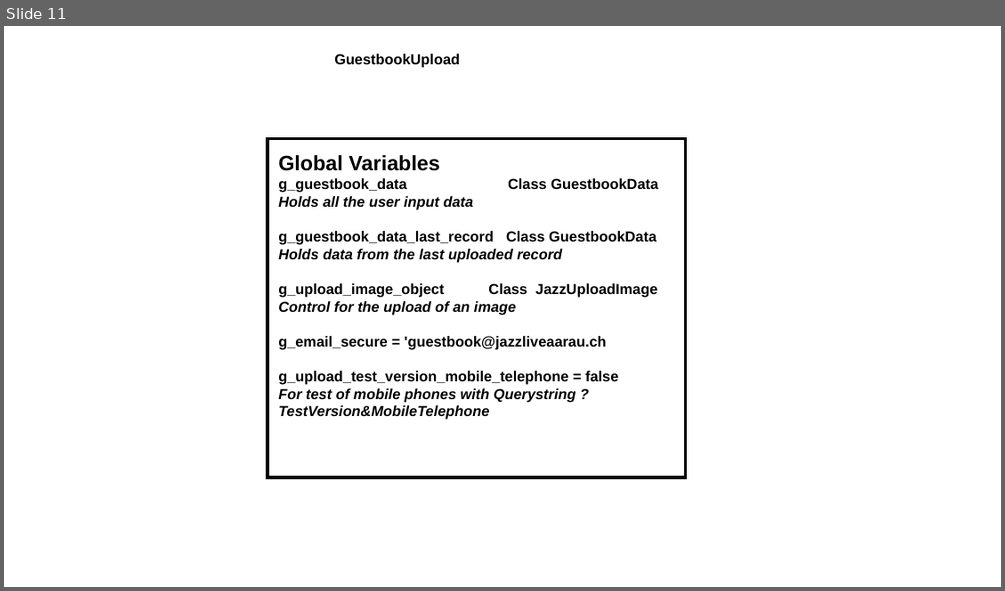
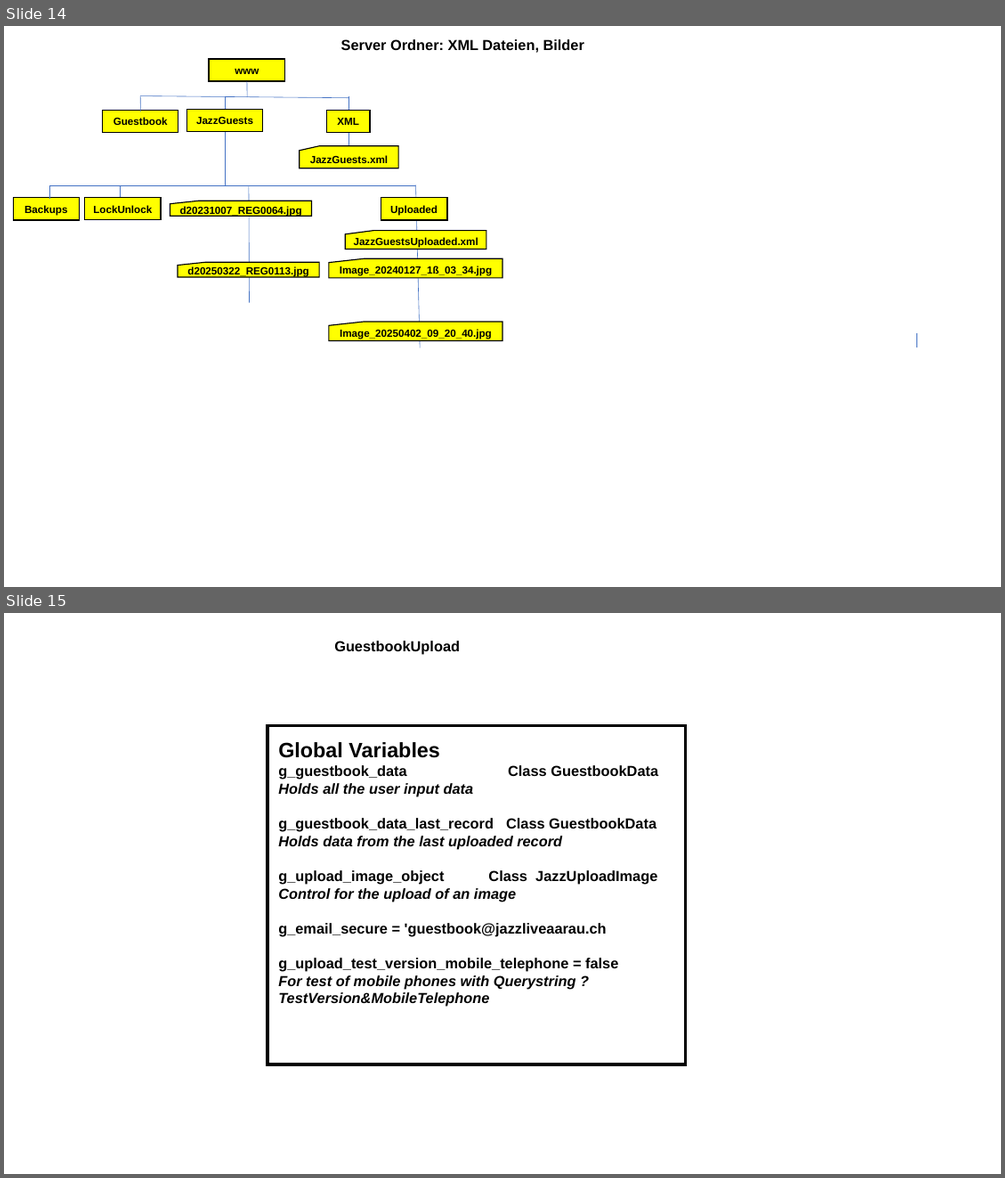
Before and after one commit to JazzLiveAarau/WwwGuestbook, a slide deck: Description/JazzGuestsUpload.pptx. Shown one above the other, each under a label of ours: slide 11 before the commit, slides 14 and 15 after it. The pictures are 1005x591 and 1005x1178 pixels, drawn with LibreOffice and Linux fonts; fonts in the diff are those of the drawing. Boxes give left, top, right and bottom in pixels: in the first picture for what was removed or moved away, otherwise in the second. Text is boxed around its words. In the diff, an @@ line names an element or a change of style, - is before the commit and + after.

```diff
--- a/Description/JazzGuestsUpload.pptx
+++ b/Description/JazzGuestsUpload.pptx
@@ slide 14 added at bbox=[4, 26, 1001, 587], background #FFFFFF @@
@@ text added at bbox=[341, 39, 584, 53], 14 pt, text #000000, bold @@
+Server Ordner: XML Dateien, Bilder
@@ rectangle added at bbox=[209, 59, 285, 81], fill #FFFF00, outline #000000 1 pt, 10 pt, text #000000, bold @@
+www
@@ line added from (141, 112) to (140, 96), #4472C4 0.5 pt @@
@@ line added from (140, 96) to (348, 98), #4472C4 0.5 pt @@
@@ line added from (225, 109) to (225, 96), #4472C4 0.5 pt @@
@@ line added from (247, 97) to (247, 81), #4472C4 0.5 pt @@
@@ line added from (348, 110) to (348, 96), #4472C4 0.5 pt @@
@@ rectangle added at bbox=[102, 110, 178, 132], fill #FFFF00, outline #000000 1 pt, 10 pt, text #000000, bold @@
+Guestbook
@@ rectangle added at bbox=[186, 109, 263, 131], fill #FFFF00, outline #000000 1 pt, 10 pt, text #000000, bold @@
+JazzGuests
@@ line added from (225, 187) to (225, 131), #4472C4 0.5 pt @@
@@ rectangle added at bbox=[326, 110, 370, 132], fill #FFFF00, outline #000000 1 pt, 10 pt, text #000000, bold @@
+XML
@@ flow chart punched card added at bbox=[299, 146, 399, 168], fill #FFFF00, outline #000000 1 pt, 10 pt, text #000000, bold @@
+JazzGuests.xml
@@ line added from (348, 145) to (348, 133), #4472C4 0.5 pt @@
@@ line added from (49, 199) to (49, 185), #4472C4 0.5 pt @@
@@ line added from (49, 185) to (416, 185), #4472C4 0.5 pt @@
@@ line added from (120, 199) to (120, 185), #4472C4 0.5 pt @@
@@ line added from (420, 347) to (416, 185), #4472C4 0.5 pt @@
@@ rectangle added at bbox=[13, 198, 79, 220], fill #FFFF00, outline #000000 1 pt, 10 pt, text #000000, bold @@
+Backups
@@ rectangle added at bbox=[85, 198, 161, 220], fill #FFFF00, outline #000000 1 pt, 10 pt, text #000000, bold @@
+LockUnlock
@@ flow chart punched card added at bbox=[170, 201, 311, 216], fill #FFFF00, outline #000000 1 pt, 10 pt, text #000000, bold @@
+d20231007_REG0064.jpg
@@ line added from (250, 303) to (249, 187), #4472C4 0.5 pt @@
@@ rectangle added at bbox=[380, 198, 447, 220], fill #FFFF00, outline #000000 1 pt, 10 pt, text #000000, bold @@
+Uploaded
@@ flow chart punched card added at bbox=[345, 230, 486, 248], fill #FFFF00, outline #000000 1 pt, 10 pt, text #000000, bold @@
+JazzGuestsUploaded.xml
@@ flow chart punched card added at bbox=[178, 263, 319, 277], fill #FFFF00, outline #000000 1 pt, 10 pt, text #000000, bold @@
+d20250322_REG0113.jpg
@@ flow chart punched card added at bbox=[329, 258, 502, 278], fill #FFFF00, outline #000000 1 pt, 10 pt, text #000000, bold @@
+Image_20240127_1ß_03_34.jpg
@@ flow chart punched card added at bbox=[329, 321, 502, 341], fill #FFFF00, outline #000000 1 pt, 10 pt, text #000000, bold @@
+Image_20250402_09_20_40.jpg
@@ line added from (916, 347) to (916, 333), #4472C4 0.5 pt @@
@@ what was slide 11 is now slide 15 @@
```
Also in this commit, not shown: 2 slides changed, 3 other slides added, 1 other file.
